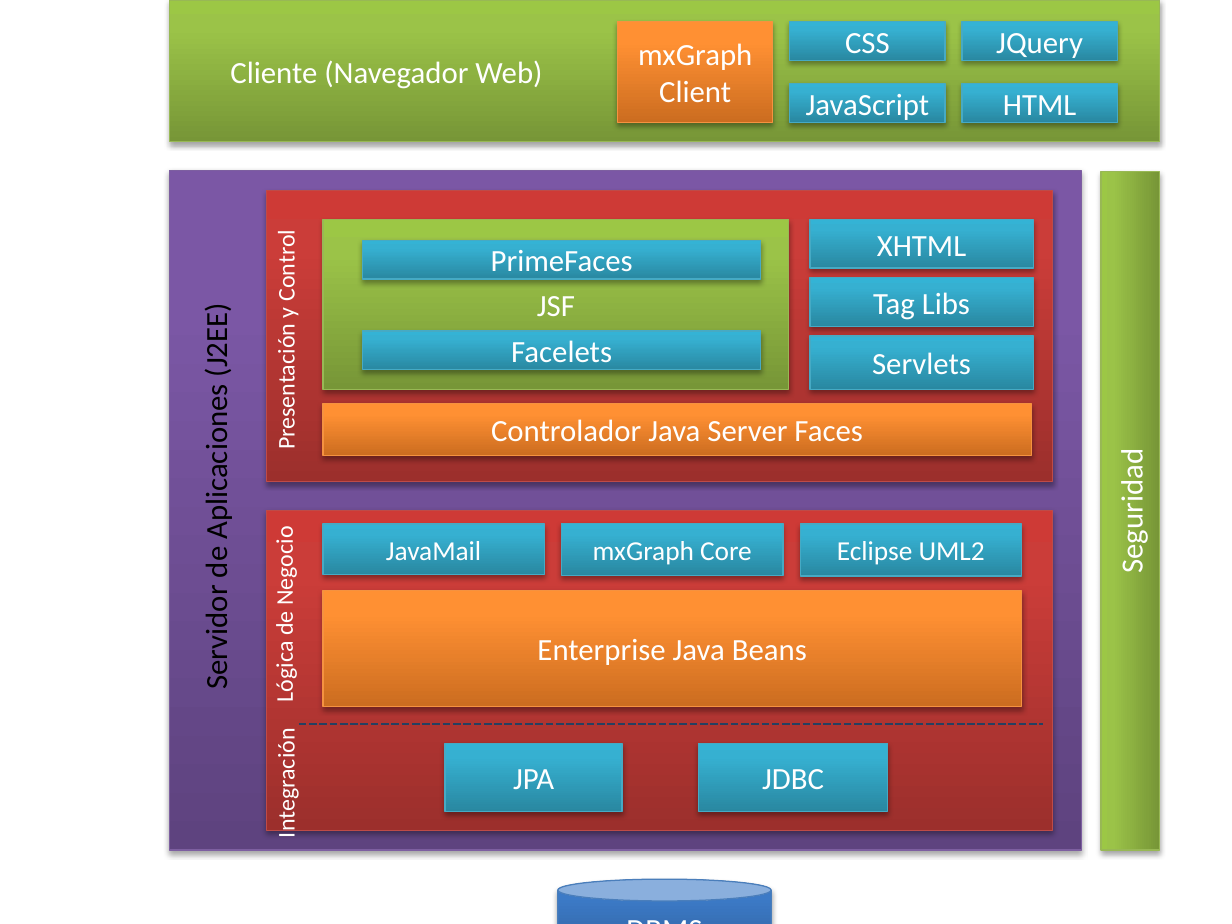
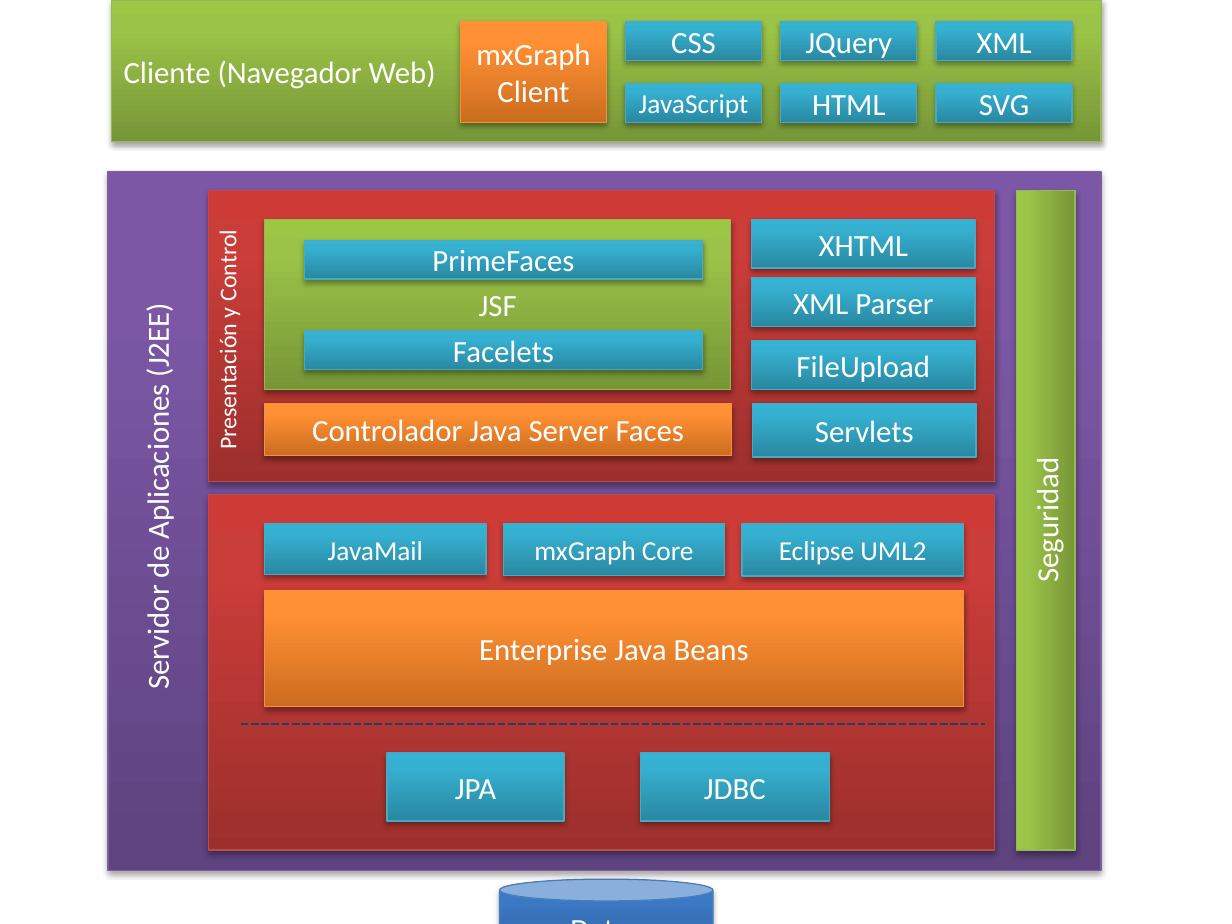
Before and after one commit to gldiazcardenas/CLASSModeler, a slide deck: slide 1 of documentation/CLASS Modeler - Architecture.pptx. Drawn at 1232x924 pixels with LibreOffice and Linux fonts; fonts in the diff are those of the drawing. Boxes give left, top, right and bottom in pixels: in the first picture for what was removed or moved away, otherwise in the second. Text is boxed around its words. In the diff, an @@ line names an element or a change of style, - is before the commit and + after.

```diff
--- a/documentation/CLASS Modeler - Architecture.pptx
+++ b/documentation/CLASS Modeler - Architecture.pptx
@@ rectangle "mxGraph Client": place and size @@
-rectangle "mxGraph Client" at [617,22,772,123]
+rectangle "mxGraph Client" at [461,22,606,123]
@@ rectangle "CSS": place and size @@
-rectangle "CSS" at [790,22,945,60]
+rectangle "CSS" at [626,22,761,60]
@@ rectangle "JQuery": place and size @@
-rectangle "JQuery" at [962,22,1117,60]
+rectangle "JQuery" at [781,22,917,60]
@@ rectangle added at [936,22,1072,60], fill gradient #2A88A2 to #37B1D2 to #34B4D6, outline #46AAC5 0.75 pt, 18 pt, text #FFFFFF @@
+XML
@@ rectangle "JavaScript": place and size @@
-rectangle "JavaScript" at [790,84,945,122]
+rectangle "JavaScript" at [626,84,761,122]
@@ rectangle "JavaScript" at [626,84,761,122]: size 18 to 16 pt @@
@@ rectangle "HTML": place and size @@
-rectangle "HTML" at [962,84,1117,122]
+rectangle "HTML" at [781,84,917,122]
@@ rectangle added at [936,84,1072,122], fill gradient #2A88A2 to #37B1D2 to #34B4D6, outline #46AAC5 0.75 pt, 18 pt, text #FFFFFF @@
+SVG
@@ rectangle: place and size @@
-rectangle at [170,171,1082,850]
+rectangle at [108,171,1101,870]
@@ rectangle "Seguridad": place and size @@
-rectangle "Seguridad" at [1101,171,1159,850]
+rectangle "Seguridad" at [1016,191,1074,850]
@@ rectangle "XHTML": place and size @@
-rectangle "XHTML" at [809,219,1032,267]
+rectangle "XHTML" at [752,219,975,267]
@@ text "Servidor de Aplicaciones (J2EE)" at [140,310,178,687]: text colour #000000 to #FFFFFF @@
@@ rectangle "XML Parser": place and size @@
-rectangle "XML Parser" at [809,277,1032,325]
+rectangle "XML Parser" at [752,277,975,325]
@@ text in rectangle at [793,294,933,314]: text changed @@
-Tag Libs
+XML Parser
@@ rectangle added at [752,341,975,389], fill gradient #2A88A2 to #37B1D2 to #34B4D6, outline #46AAC5 0.75 pt, 18 pt, text #FFFFFF @@
+FileUpload
@@ rectangle "Controlador Java Server Faces": place and size @@
-rectangle "Controlador Java Server Faces" at [323,404,1031,456]
+rectangle "Controlador Java Server Faces" at [265,404,732,456]
@@ rectangle "Servlets": place and size @@
-rectangle "Servlets" at [809,336,1032,389]
+rectangle "Servlets" at [753,404,976,457]
@@ rectangle: place and size @@
-rectangle at [267,510,1053,830]
+rectangle at [208,494,994,850]
@@ text removed at [272,741,301,835] @@
-Integración
@@ rectangle "JPA": place and size @@
-rectangle "JPA" at [445,743,622,811]
+rectangle "JPA" at [387,753,564,821]
@@ rectangle "JDBC": place and size @@
-rectangle "JDBC" at [699,743,888,811]
+rectangle "JDBC" at [641,753,830,821]
@@ 6 rectangles, 3 rounded rectangles, 2 texts, 1 line, 1 cylinder: place and size @@
-6 rectangles, 3 rounded rectangles, 2 texts, 1 line, 1 cylinder at [170,0,1159,924]
+6 rectangles, 3 rounded rectangles, 2 texts, 1 line, 1 cylinder at [112,0,1101,924]
@@ text in cylinder at [500,880,713,924]: text changed @@
-DBMS
+Datos
```
Also in this commit, not shown: 2 other files.
